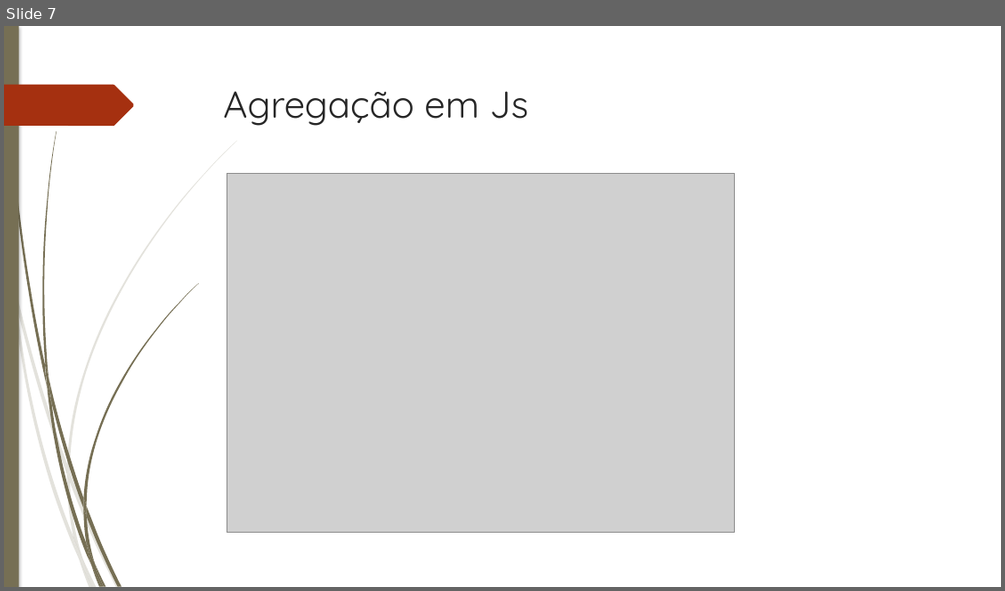
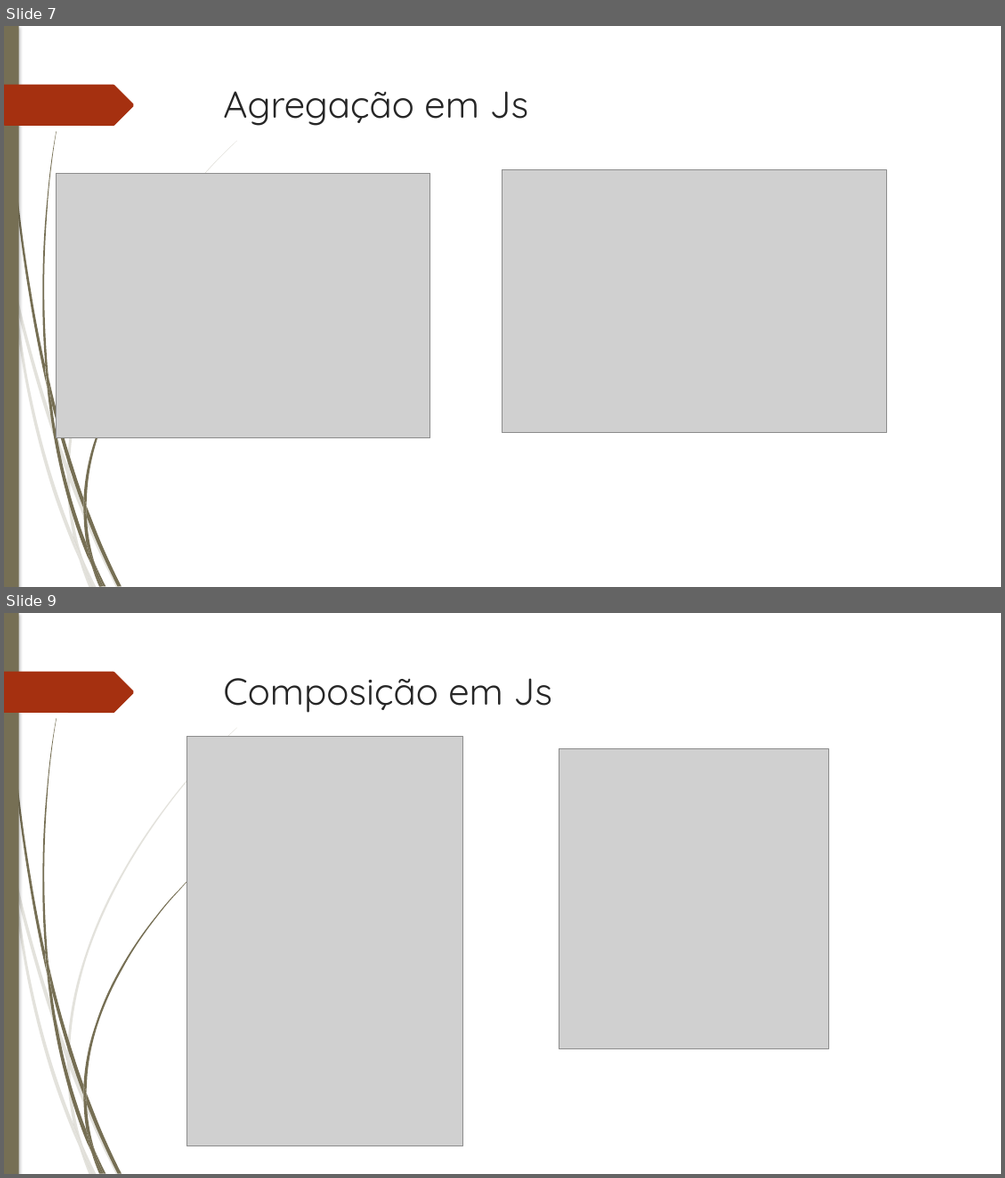
Before and after one commit to josemdfjunior/PLP, a slide deck: Atividade09/PLP_Atividade_09__Max.pptx. Shown one above the other, each under a label of ours: slide 7 before the commit, slides 7 and 9 after it; the slides between them are not shown. The pictures are 1005x591 and 1005x1178 pixels, drawn with LibreOffice and Linux fonts; fonts in the diff are those of the drawing; grey boxes stand for pictures. Boxes give left, top, right and bottom in pixels: in the first picture for what was removed or moved away, otherwise in the second. Text is boxed around its words. In the diff, an @@ line names an element or a change of style, - is before the commit and + after.

```diff
--- a/Atividade09/PLP_Atividade_09__Max.pptx
+++ b/Atividade09/PLP_Atividade_09__Max.pptx
@@ slide 9 added at [4,613,1001,1174], background #FFFFFF; not listed: 11 template elements that a slide beside it also shows @@
@@ freeform shape added at [4,672,134,713], fill #A53010 @@
@@ text added at [223,678,552,713], 36 pt, text #262626 @@
+Composição em Js
@@ picture added at [186,737,463,1145] @@
@@ picture added at [558,748,829,1049] @@
@@ group added at [12,728,237,1174]: 5 freeform shapes @@
@@ group added at [7,613,198,1174]: 7 freeform shapes @@
@@ slide 7 changed as well @@
@@ picture: place and size @@
-picture at [226,174,735,532]
+picture at [56,174,430,438]
@@ picture added at [502,169,886,432] @@
@@ outline redrawn in 8 elements at [70,472,120,587], [12,288,80,560], [67,141,237,472], [86,506,121,586], [42,131,57,379], [96,564,106,587], [83,283,198,506], [86,543,104,586] @@
```
Also in this commit, not shown: 14 other slides changed, 1 other slide added, 5 other files.
